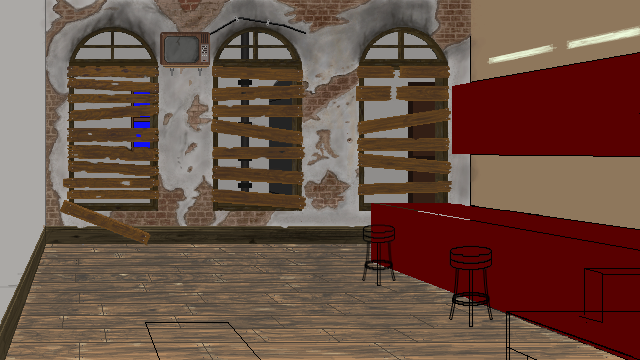
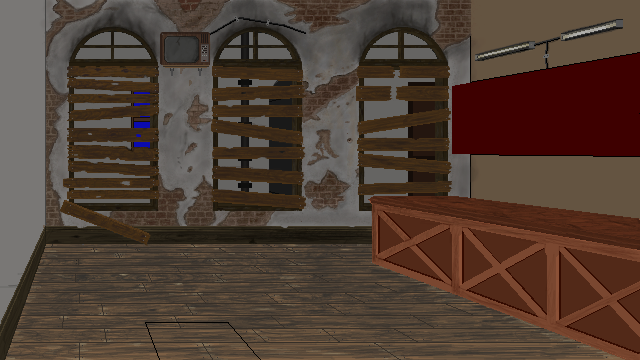
Before/after of a 640 x 360 layered artwork. What changed in the layer stack:
showed "roiomlgithj", opacity 45% → 100%, moved it above "people", painted on it over box(0, 0, 640, 360)
painted on "flourescent light" over box(346, 19, 623, 123)
painted on "tv" over box(492, 25, 640, 63)
hid "Pasted Layer" over box(579, 268, 640, 323)
hid "table foreground", painted on it over box(159, 247, 640, 360)
hid "Stools" over box(360, 224, 493, 327)
painted on "Bar" over box(368, 195, 640, 360)
painted on "boards" over box(368, 45, 535, 192)
painted on "floorboards" over box(367, 244, 372, 262)
painted on "Background" over box(293, 60, 488, 325)
